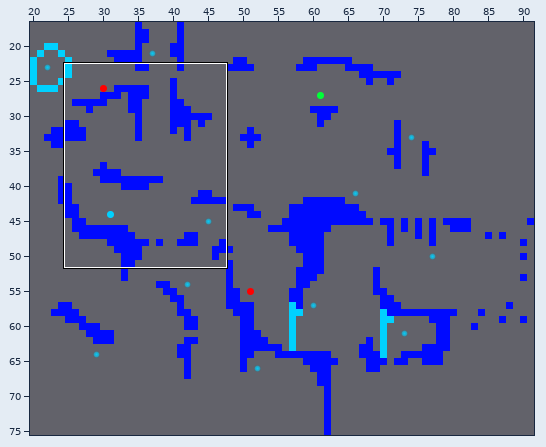
Two states of a Tiled map, Lark Shared/Resources/Tilemaps/level-1-3.tmx. The picture above shows the old version from afar; the outline marks the close-up.
Close-up. First the earlier version:
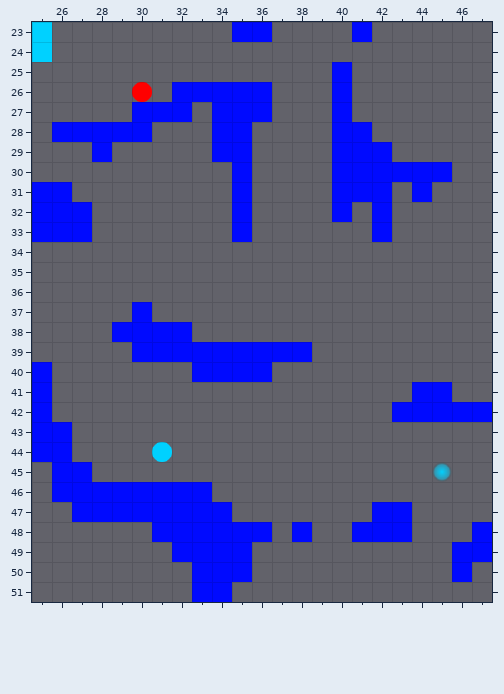
Cells are 32x32 px. Shown: x 25..47, y 23..51.
Once edited:
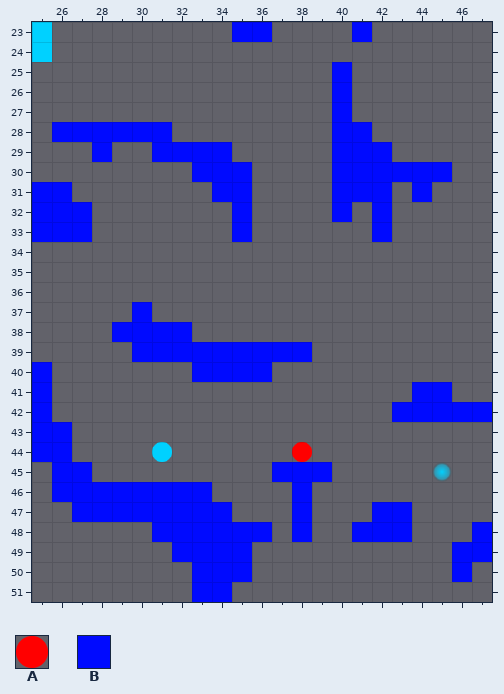
Key: from "tilset_debug-32x32": A 13, B 20.
_ is an empty cell.
Objects are placed by their top-left corner, in cells (3,4 is the top-left corner of cell 3,4); size is 1x1 cell unless given.
The commit says: Adjust level3 bomb placement
Changes in this commit:
Layer "terrain":
The edit adds tile B in row 28 at x 31; in row 29 at x 31 to 33; in row 30 at x 33 to 34; in row 31 at x 34; in row 45 at x 37 to 39; in rows 46 to 47 at x 38.
Tile B is removed in row 26 at x 32 to 36; in row 27 at x 30 to 32 and 34 to 36; in row 28 at x 34 to 35; in row 29 at x 35.
Layer "actors":
Object A "bomb" at 30,26 becomes A "bomb" at 38,44.
Boxes around the changes in both close-ups, in picture pixels (x1, y1, x2, y2):
changed: (132, 82, 272, 202)
changed: (272, 442, 332, 522)
